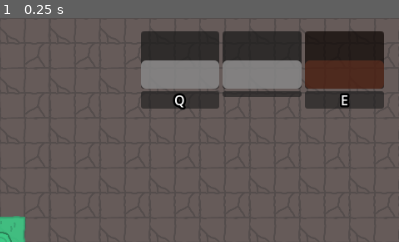
Above: before the commit, frame 1.
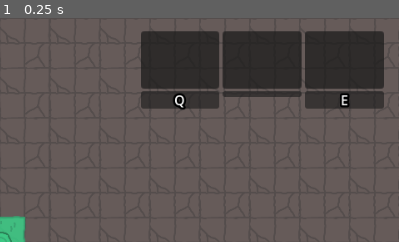
Above: after the commit, the same moment.

Repository: AndreeBurlamaqui/Gorgedot
Game: Godot game, scene res://Game/Scenes/family_defense.tscn
Same seed, same stepped clock (60 frames per second), same inputs: the game is played once before the commit and once after it.
Inputs:
- Up to frame 1 (0.25 s): no input
The pictures show only the part of the screen within x 50-100%, y 0-50%; the shares and areas given below are measured in that part.

The runs differ from the first frame. In frame 1, 7.4% of the frame differs, in the area x 35-97%, y 18-32%.

Commit message:
+ Added durability on weapons and acid for stomach system

Diff:
--- a/Game/Components/GameHud.gd
+++ b/Game/Components/GameHud.gd
@@ -7,8 +7,9 @@
 @export var _game_over_screen : Control
 
 @export_group("STOMACH")
+@export var _stomach_parent : Array[Control]
 @export var _stomach_weapons : Array[TextureRect]
-@export var _stomach_resistances : Array[ProgressBar]
+@export var _stomach_durabilities : Array[ProgressBar]
 @export var _stomach_gradient : Gradient
 
 func _ready():
@@ -69,26 +70,50 @@
 func _on_stomach_update(curWeapon : WeaponBase, stomach : Array[WeaponBase]) :
 	# Middle one will be the cur weapon
 	var curSlot = _stomach_weapons[1]
-	if curWeapon == null :
+	var curProgress = _stomach_durabilities[1]
+	if curWeapon == null or not is_instance_valid(curWeapon):
 		curSlot.visible = false
+		_stomach_parent[1].modulate = Color.WHITE
+		curProgress.value = 0
 	else :
 		curSlot.visible = true
 		curSlot.texture = curWeapon.visual.texture
+		curProgress.max_value = curWeapon.max_durability
+		curProgress.min_value = 0
+		curProgress.value = curWeapon.durability
+		var curColor = inverse_lerp(curWeapon.max_durability, 0, curWeapon.durability)
+		_stomach_parent[1].modulate = _stomach_gradient.sample(curColor)
 
 	# Other 2 will be from stomach
 	var qWeapon = stomach[0]
 	var qSlot = _stomach_weapons[0]
+	var qProgress = _stomach_durabilities[0]
 	if qWeapon == null:
 		# Hide slot
 		qSlot.visible = false
+		_stomach_parent[0].modulate = Color.WHITE
+		qProgress.value = 0
 	else :
 		qSlot.visible = true
 		qSlot.texture = qWeapon.visual.texture
+		qProgress.max_value = qWeapon.max_durability
+		qProgress.min_value = 0
+		qProgress.value = qWeapon.durability
+		var curColor = inverse_lerp(qWeapon.max_durability, 0, qWeapon.durability)
+		_stomach_parent[0].modulate = _stomach_gradient.sample(curColor)
 
 	var eWeapon = stomach[1]
 	var eSlot = _stomach_weapons[2]
+	var eProgress = _stomach_durabilities[2]
 	if eWeapon == null:
 		eSlot.visible = false
+		_stomach_parent[2].modulate = Color.WHITE
+		eProgress.value = 0
 	else :
 		eSlot.visible = true
 		eSlot.texture = eWeapon.visual.texture
+		eProgress.max_value = eWeapon.max_durability
+		eProgress.min_value = 0
+		eProgress.value = eWeapon.durability
+		var curColor = inverse_lerp(eWeapon.max_durability, 0, eWeapon.durability)
+		_stomach_parent[2].modulate = _stomach_gradient.sample(curColor)
--- a/Game/Scenes/family_defense.tscn
+++ b/Game/Scenes/family_defense.tscn
@@ -94,6 +94,7 @@
 platform_on_leave = 0
 platform_floor_layers = 4294967295
 safe_margin = 0.015
+durability_acid_rate = 0.25
 
 [node name="Family" type="Node2D" parent="." node_paths=PackedStringArray("hp_bar", "hurtbox")]
 script = ExtResource("2_50mvr")
--- a/Game/Scenes/game_hud.tscn
+++ b/Game/Scenes/game_hud.tscn
@@ -9,15 +9,16 @@
 offsets = PackedFloat32Array(0.745098, 1)
 colors = PackedColorArray(1, 1, 1, 1, 0.903823, 0.300844, 0.114355, 1)
 
-[node name="Game HUD" type="CanvasLayer" node_paths=PackedStringArray("_goop_bar", "_dash_bar", "_consume_bar", "_score_label", "_game_over_screen", "_stomach_weapons", "_stomach_resistances")]
+[node name="Game HUD" type="CanvasLayer" node_paths=PackedStringArray("_goop_bar", "_dash_bar", "_consume_bar", "_score_label", "_game_over_screen", "_stomach_parent", "_stomach_weapons", "_stomach_durabilities")]
 script = ExtResource("1_jjgy7")
 _goop_bar = NodePath("Goop/VBoxContainer/Goop bar/ProgressBar")
 _dash_bar = NodePath("Goop/VBoxContainer/HBoxContainer2/Dash Bar/ProgressBar")
 _consume_bar = NodePath("Goop/VBoxContainer/HBoxContainer2/Consume Bar/ProgressBar")
 _score_label = NodePath("Score/HBoxContainer/Label2")
 _game_over_screen = NodePath("Game Over")
+_stomach_parent = [NodePath("Stomach/HBoxContainer/Panel3"), NodePath("Stomach/HBoxContainer/Panel4"), NodePath("Stomach/HBoxContainer/Panel5")]
 _stomach_weapons = [NodePath("Stomach/HBoxContainer/Panel3/TextureRect"), NodePath("Stomach/HBoxContainer/Panel4/TextureRect"), NodePath("Stomach/HBoxContainer/Panel5/TextureRect")]
-_stomach_resistances = [NodePath("Stomach/HBoxContainer/Panel3/ProgressBar3"), NodePath("Stomach/HBoxContainer/Panel4/ProgressBar2"), NodePath("Stomach/HBoxContainer/Panel5/ProgressBar")]
+_stomach_durabilities = [NodePath("Stomach/HBoxContainer/Panel3/ProgressBar3"), NodePath("Stomach/HBoxContainer/Panel4/ProgressBar2"), NodePath("Stomach/HBoxContainer/Panel5/ProgressBar")]
 _stomach_gradient = SubResource("Gradient_6c77x")
 metadata/_edit_horizontal_guides_ = [15.0, 525.0]
 metadata/_edit_vertical_guides_ = [945.0, 15.0, 481.0]
@@ -239,7 +240,6 @@
 anchor_bottom = 1.0
 grow_horizontal = 2
 grow_vertical = 2
-step = 0.1
 value = 45.4
 fill_mode = 3
 show_percentage = false
@@ -269,7 +269,6 @@
 anchor_bottom = 1.0
 grow_horizontal = 2
 grow_vertical = 2
-step = 0.1
 value = 45.4
 fill_mode = 3
 show_percentage = false
@@ -299,7 +298,6 @@
 anchor_bottom = 1.0
 grow_horizontal = 2
 grow_vertical = 2
-step = 0.1
 value = 45.4
 fill_mode = 3
 show_percentage = false
--- a/Game/Units/Player/PlayerController.gd
+++ b/Game/Units/Player/PlayerController.gd
@@ -40,6 +40,8 @@
 var _last_aim := Vector2.ZERO
 
 # STOMACH
+@export_group("STOMACH")
+@export var durability_acid_rate := 0.25
 var stomach : Array[WeaponBase] = [null, null]
 signal stomach_updated(curWeapon : WeaponBase, stomach : Array[WeaponBase])
 
@@ -110,7 +112,8 @@
 	if newWeapon != currentWeapon and currentWeapon != null:
 		# If so, it should go to an empty slot in the inventory
 		for slot in stomach.size():
-			if stomach[slot] == null:
+			var slotWeapon = stomach[slot]
+			if slotWeapon == null or not is_instance_valid(slotWeapon):
 				print("[STOMACH] Free slot on pickup ", slot)
 				stomach[slot] = newWeapon
 				TinyUtils.set_active(newWeapon, false)
@@ -133,8 +136,7 @@
 	# Check if has any free slot
 	for slot in stomach.size():
 		var weapon = stomach[slot]
-		if weapon == null:
-			print("[STOMACH] Free slot to pickup on ", slot)
+		if weapon == null or not is_instance_valid(weapon):
 			return true
 
 	return super.can_pickup_weapon(possibleWeapon)
@@ -253,7 +255,7 @@
 func _on_change_e_on_input_press():
 	# Change current to first weapon
 	var slotWeapon = stomach[0]
-	if slotWeapon == null:
+	if slotWeapon == null or not is_instance_valid(slotWeapon):
 		return # No weapon to change
 	TinyUtils.set_active(currentWeapon, false)
 	TinyUtils.set_active(slotWeapon, true)
@@ -265,7 +267,7 @@
 func _on_change_q_on_input_press():
 	# Change current to second weapon
 	var slotWeapon = stomach[1]
-	if slotWeapon == null:
+	if slotWeapon == null or not is_instance_valid(slotWeapon):
 		return # No weapon to change
 	TinyUtils.set_active(currentWeapon, false)
 	TinyUtils.set_active(slotWeapon, true)
@@ -273,3 +275,24 @@
 	currentWeapon = slotWeapon
 	on_weapon_pick(currentWeapon)
 	stomach_updated.emit(currentWeapon, stomach)
+
+func _on_acid_timeout():
+	if currentWeapon != null and is_instance_valid(currentWeapon):
+		# On next tick, destroy if below
+		if currentWeapon.durability <= 0:
+			currentWeapon.queue_free()
+			currentWeapon = null
+		else :
+			currentWeapon.durability -= durability_acid_rate # Normal rate when held
+
+	for slot in stomach.size():
+		var weapon = stomach[slot]
+		if weapon != null and is_instance_valid(weapon):
+			# On next tick, decrease if below
+			if weapon.durability <= 0:
+				weapon.queue_free()
+				stomach[slot] = null
+			else :
+				weapon.durability -= durability_acid_rate * 0.5 # Slower when in stomach
+
+	stomach_updated.emit(currentWeapon, stomach) # Update UI
--- a/Game/Units/Player/unit_player.tscn
+++ b/Game/Units/Player/unit_player.tscn
@@ -43,6 +43,7 @@
 _consume_area = 250
 _consume_cooldown = 0.75
 _consume_recover = 15.0
+durability_acid_rate = 0.25
 stunTimer = NodePath("Stun")
 bodyVisual = ExtResource("3_2b56o")
 bodyScale = 2.0
@@ -128,11 +129,15 @@
 [node name="CollisionShape2D" type="CollisionShape2D" parent="Consume Check" index="0"]
 shape = SubResource("CircleShape2D_r2khi")
 
+[node name="Acid" type="Timer" parent="." index="7"]
+autostart = true
+
 [connection signal="on_hit" from="Hurtbox" to="." method="_on_health_hit"]
 [connection signal="OnInputPress" from="Inputs/Drop Action" to="." method="_on_drop_action_on_input_press"]
 [connection signal="OnInputPress" from="Inputs/Dash Action" to="." method="_on_dash_action_on_input_press"]
 [connection signal="OnInputPress" from="Inputs/Consume Action" to="." method="_on_consume_action_on_input_press"]
 [connection signal="OnInputPress" from="Inputs/Change E" to="." method="_on_change_e_on_input_press"]
 [connection signal="OnInputPress" from="Inputs/Change Q" to="." method="_on_change_q_on_input_press"]
+[connection signal="timeout" from="Acid" to="." method="_on_acid_timeout"]
 
 [editable path="GoopController/Ranged Weapon"]
--- a/Game/Units/Weapons/WeaponBase.gd
+++ b/Game/Units/Weapons/WeaponBase.gd
@@ -12,6 +12,8 @@
 @export var dropForce = 500.0;
 @export var dropSpeed = 750;
 @export var attack_distance := 125.0
+@export var max_durability := 5.0
+var durability := 5.0
 
 @export_group("ANIMATIONS")
 @export var onPickAnimation : String
@@ -25,6 +27,11 @@
 	for hand in handSprites:
 		hand.visible = hasInitOwner
 
+func _exit_tree():
+	if unitOwner != null:
+		unitOwner.canMove = true
+		unitOwner.canAim = true
+
 func _ready():
 	if dropRaycast != null:
 		dropRaycast.target_position = Vector2(0, -dropForce)
@@ -34,7 +41,7 @@
 	Reset()
 
 func Reset():
-	pass
+	durability = max_durability
 
 func TryUse(user : UnitController):
 	pass
